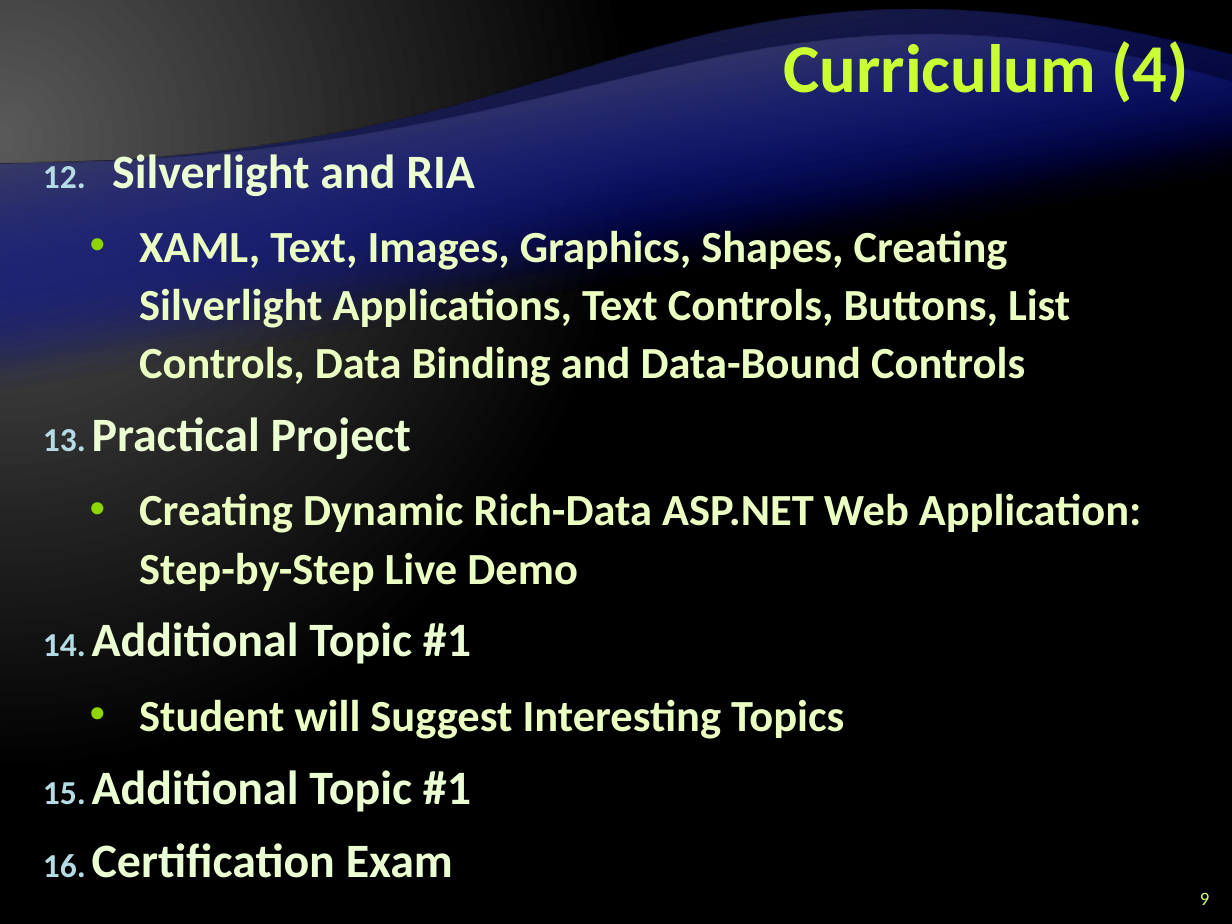
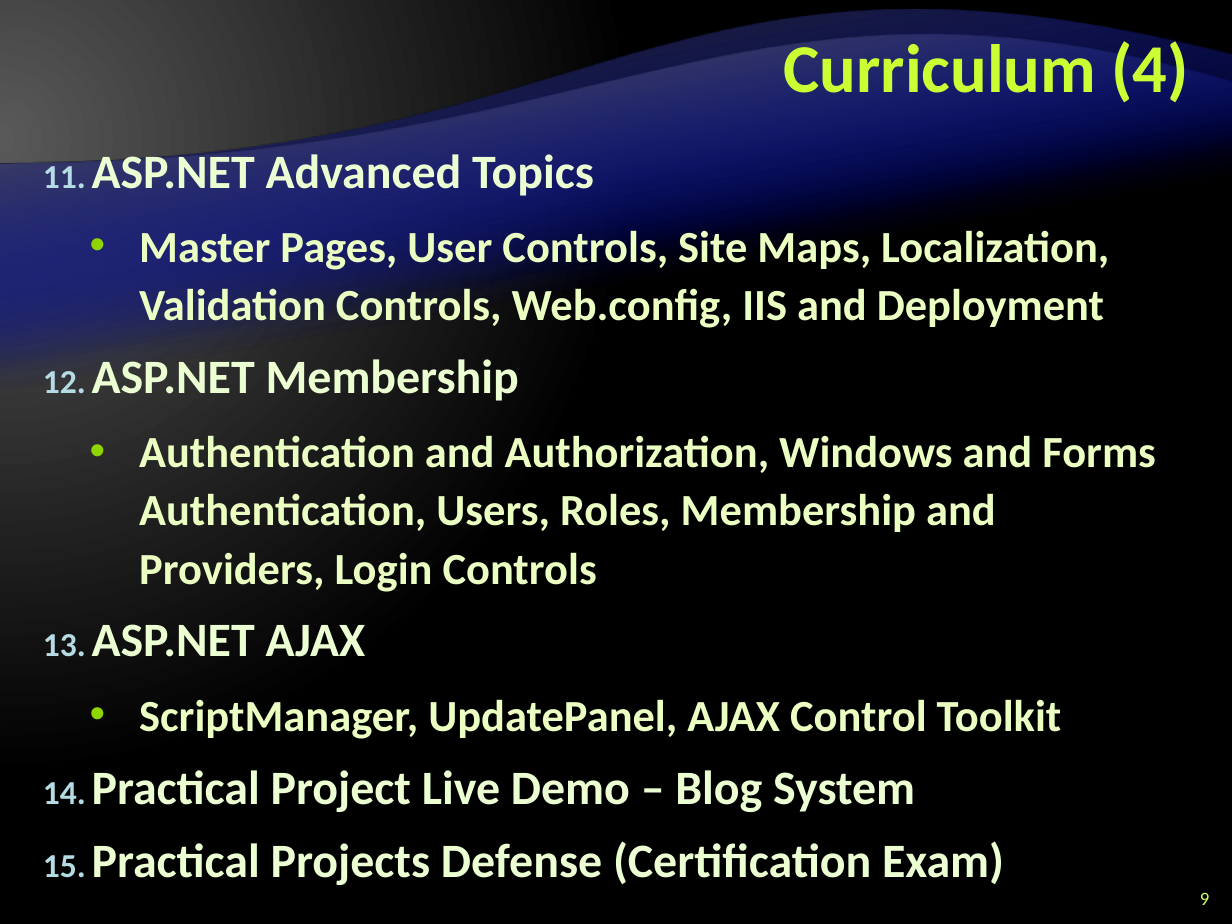
Before and after one commit to Graveheart/aspnetcourse, a slide deck: slide 9 of 2010/lectures/0. Course Introduction.pptx. Drawn at 1232x924 pixels with LibreOffice and Linux fonts; fonts in the diff are those of the drawing; background and template pictures are left out. Boxes give left, top, right and bottom in pixels: in the first picture for what was removed or moved away, otherwise in the second. Text is boxed around its words. In the diff, an @@ line names an element or a change of style, - is before the commit and + after.

```diff
--- a/2010/lectures/0. Course Introduction.pptx
+++ b/2010/lectures/0. Course Introduction.pptx
@@ text at bbox=[92, 147, 1156, 885]: text changed @@
-12. Silverlight and RIA
-  • XAML, Text, Images, Graphics, Shapes, Creating Silverlight Applications, Text Controls, Buttons, List Controls, Data Binding and Data-Bound Controls
-13. Practical Project
-  • Creating Dynamic Rich-Data ASP.NET Web Application: Step-by-Step Live Demo
-14. Additional Topic #1
-  • Student will Suggest Interesting Topics
-15. Additional Topic #1
-16. Certification Exam
+11. ASP.NET Advanced Topics
+  • Master Pages, User Controls, Site Maps, Localization, Validation Controls, Web.config, IIS and Deployment
+12. ASP.NET Membership
+  • Authentication and Authorization, Windows and Forms Authentication, Users, Roles, Membership and Providers, Login Controls
+13. ASP.NET AJAX
+  • ScriptManager, UpdatePanel, AJAX Control Toolkit
+14. Practical Project Live Demo – Blog System
+15. Practical Projects Defense (Certification Exam)
```
Also in this commit, not shown: 2 other slides changed, 5 slides removed.
